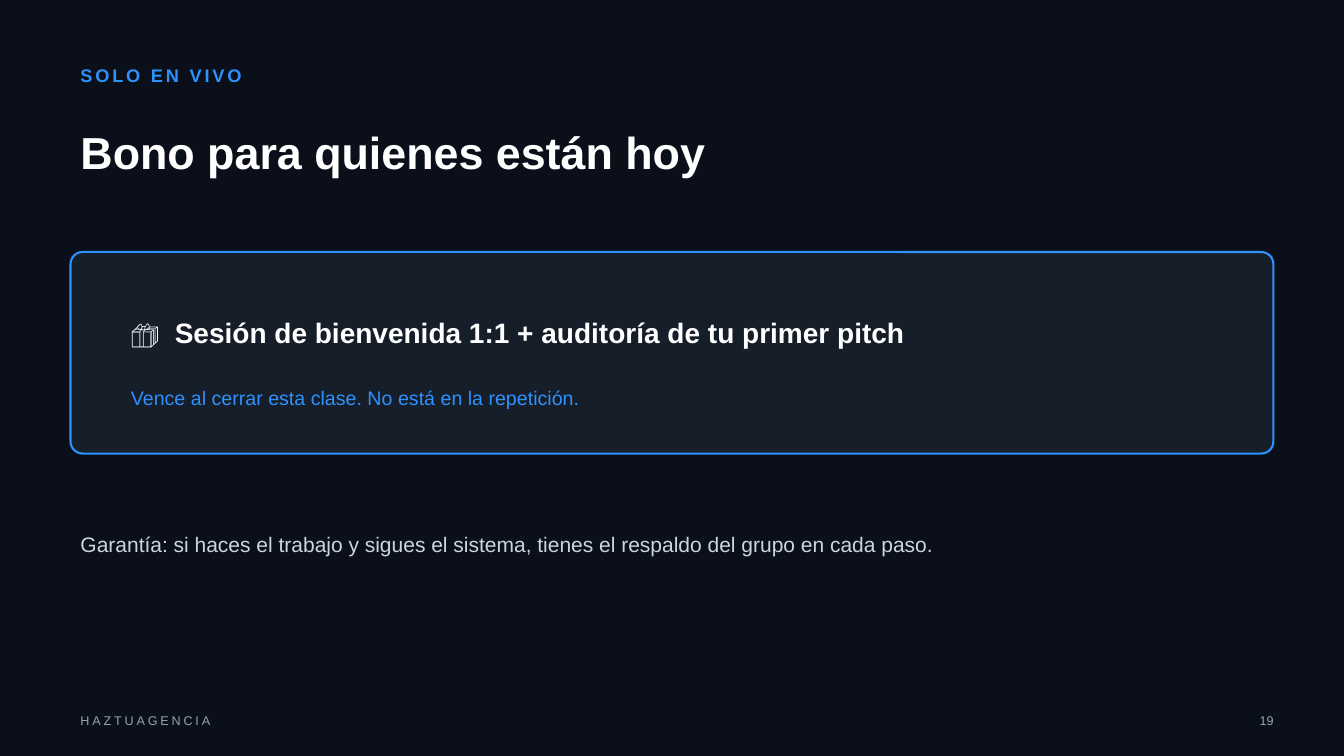
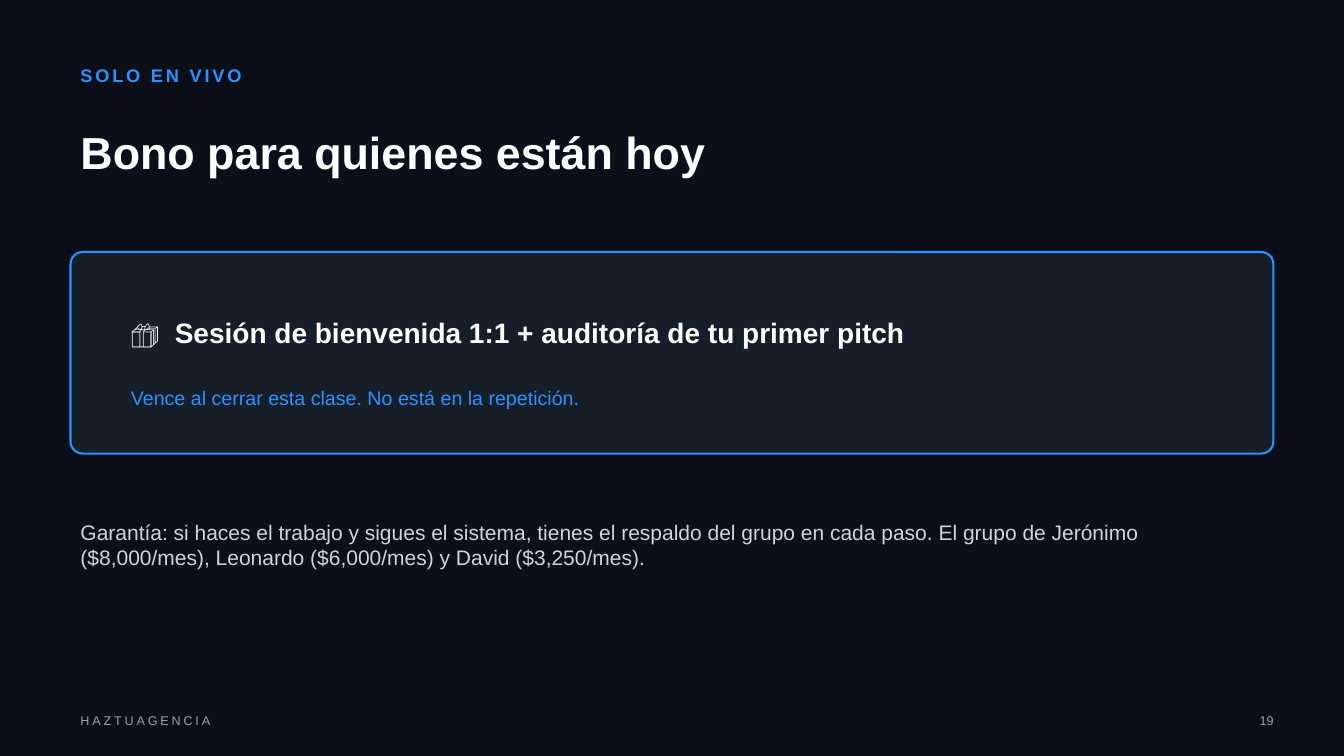
Before and after one commit to henryqueroa/giuliano-cisneros-package, a slide deck: slide 19 of webinar/giuliano-cisneros-webinar-deck.pptx. Drawn at 1344x756 pixels with LibreOffice and Linux fonts; fonts in the diff are those of the drawing. Boxes give left, top, right and bottom in pixels: in the first picture for what was removed or moved away, otherwise in the second. Text is boxed around its words. In the diff, an @@ line names an element or a change of style, - is before the commit and + after.

```diff
--- a/webinar/giuliano-cisneros-webinar-deck.pptx
+++ b/webinar/giuliano-cisneros-webinar-deck.pptx
@@ text at (x1=80, y1=524, x2=1138, y2=569): text changed @@
-Garantía: si haces el trabajo y sigues el sistema, tienes el respaldo del grupo en cada paso.
+Garantía: si haces el trabajo y sigues el sistema, tienes el respaldo del grupo en cada paso. El grupo de Jerónimo ($8,000/mes), Leonardo ($6,000/mes) y David ($3,250/mes).
```
Also in this commit, not shown: 6 other slides changed, 30 other files.
